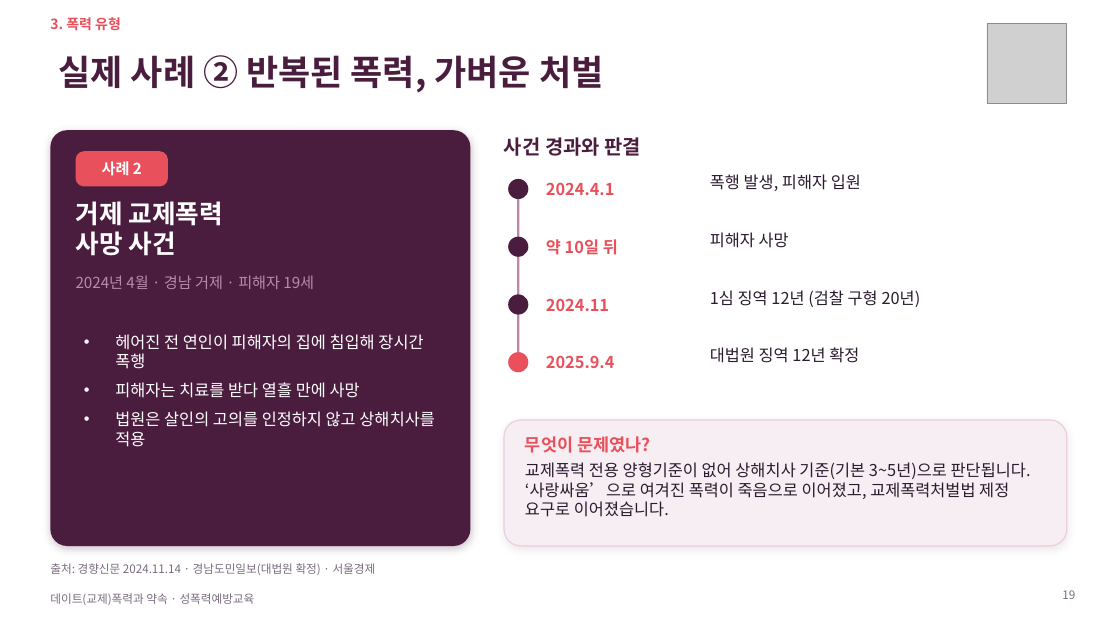
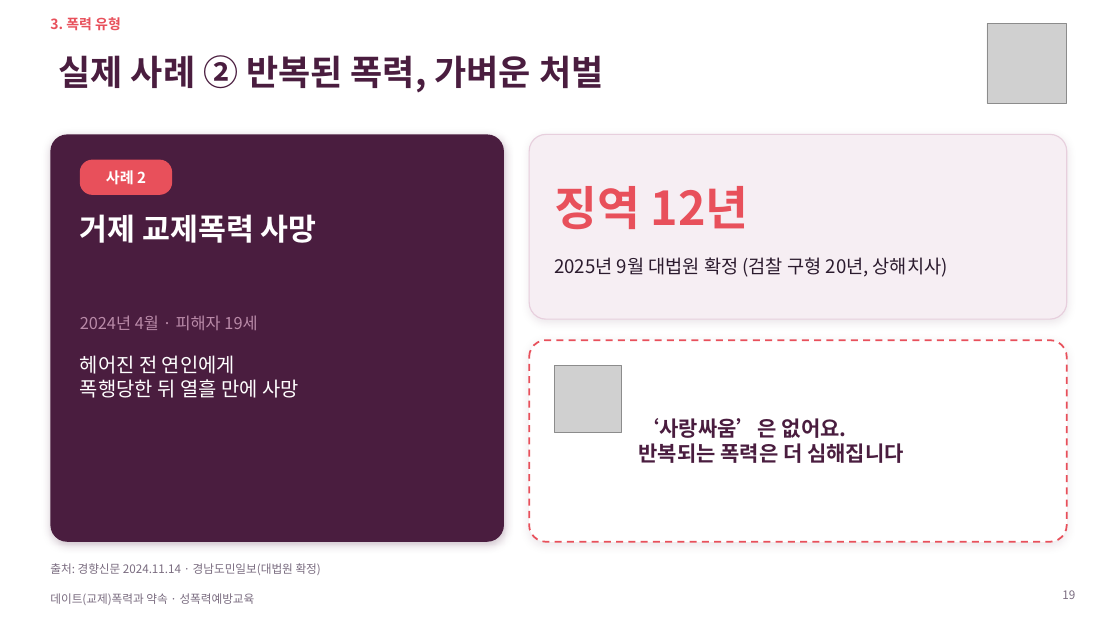
Before and after one commit to ash1234a/security-research-learning, a slide deck: slide 19 of 데이트폭력과_약속.pptx. Drawn at 1120x630 pixels with LibreOffice and Linux fonts; fonts in the diff are those of the drawing; grey boxes stand for pictures; background and template pictures are left out. Boxes give left, top, right and bottom in pixels: in the first picture for what was removed or moved away, otherwise in the second. Text is boxed around its words. In the diff, an @@ line names an element or a change of style, - is before the commit and + after.

```diff
--- a/데이트폭력과_약속.pptx
+++ b/데이트폭력과_약속.pptx
@@ rounded rectangle at (50,134,504,542): proportions changed @@
@@ rounded rectangle: place and size @@
-rounded rectangle at (50,130,471,546)
+rounded rectangle at (50,134,504,542)
@@ text removed at (504,137,641,156) @@
-사건 경과와 판결
@@ rounded rectangle added at (529,134,1067,319), fill #F6EEF3, outline #E7CFDD 1 pt @@
@@ text "사례 2": place and size @@
-text "사례 2" at (102,161,142,176)
+text "사례 2" at (106,170,146,185)
@@ rounded rectangle: place and size @@
-rounded rectangle at (76,151,168,187)
+rounded rectangle at (80,160,172,195)
@@ rounded rectangle at (80,160,172,195): proportions changed @@
@@ ellipse removed at (508,179,528,199) @@
@@ text removed at (710,174,861,191) @@
-폭행 발생, 피해자 입원
@@ line removed from (518, 189) to (518, 362) @@
@@ text removed at (546,182,614,195) @@
-2024.4.1
@@ text added at (554,186,749,229), 40 pt, text #E8505B, bold @@
+징역 12년
@@ text at (80,214,317,243): text changed; size 22 to 26 pt @@
-거제 교제폭력
-사망 사건
+거제 교제폭력 사망
@@ ellipse removed at (508,237,528,257) @@
@@ text removed at (546,239,618,255) @@
-약 10일 뒤
@@ text removed at (710,232,789,248) @@
-피해자 사망
@@ text added at (554,257,948,277), 16 pt, text #2B1B2E @@
+2025년 9월 대법원 확정 (검찰 구형 20년, 상해치사)
@@ ellipse removed at (508,294,528,314) @@
@@ text removed at (546,298,609,311) @@
-2024.11
@@ text removed at (710,290,921,307) @@
-1심 징역 12년 (검찰 구형 20년)
@@ text at (80,315,257,330): text changed; size 13 to 14 pt @@
-2024년 4월 · 경남 거제 · 피해자 19세
+2024년 4월 · 피해자 19세
@@ text "2024년 4월 · 피해자 19세" at (80,315,257,330): vertical alignment top to middle @@
@@ text at (80,355,299,398): text changed; size 14 to 17 pt @@
-• 헤어진 전 연인이 피해자의 집에 침입해 장시간 폭행
-• 피해자는 치료를 받다 열흘 만에 사망
-• 법원은 살인의 고의를 인정하지 않고 상해치사를 적용
+헤어진 전 연인에게
+폭행당한 뒤 열흘 만에 사망
@@ ellipse removed at (508,352,528,372) @@
@@ rounded rectangle: place and size @@
-rounded rectangle at (504,420,1067,546)
+rounded rectangle at (529,340,1067,542)
@@ rounded rectangle at (529,340,1067,542): fill #F6EEF3 to #FFFFFF; outline #E7CFDD 1 pt to #E8505B 1.5 pt dashed; proportions changed @@
@@ text removed at (546,355,614,368) @@
-2025.9.4
@@ text removed at (710,347,859,363) @@
-대법원 징역 12년 확정
@@ picture added at (555,365,622,433) @@
@@ text added at (638,418,904,463), 18 pt, text #4A1D3F, bold @@
+‘사랑싸움’은 없어요.
+반복되는 폭력은 더 심해집니다
@@ text removed at (525,436,650,453) @@
-무엇이 문제였나?
@@ text removed at (525,462,1031,517) @@
-교제폭력 전용 양형기준이 없어 상해치사 기준(기본 3~5년)으로 판단됩니다. ‘사랑싸움’으로 여겨진 폭력이 죽음으로 이어졌고, 교제폭력처벌법 제정 요구로 이어졌습니다.
@@ text at (50,563,321,575): text changed @@
-출처: 경향신문 2024.11.14 · 경남도민일보(대법원 확정) · 서울경제
+출처: 경향신문 2024.11.14 · 경남도민일보(대법원 확정)
```
Also in this commit, not shown: 20 other slides changed, 7 slides added, 8 slides removed.
